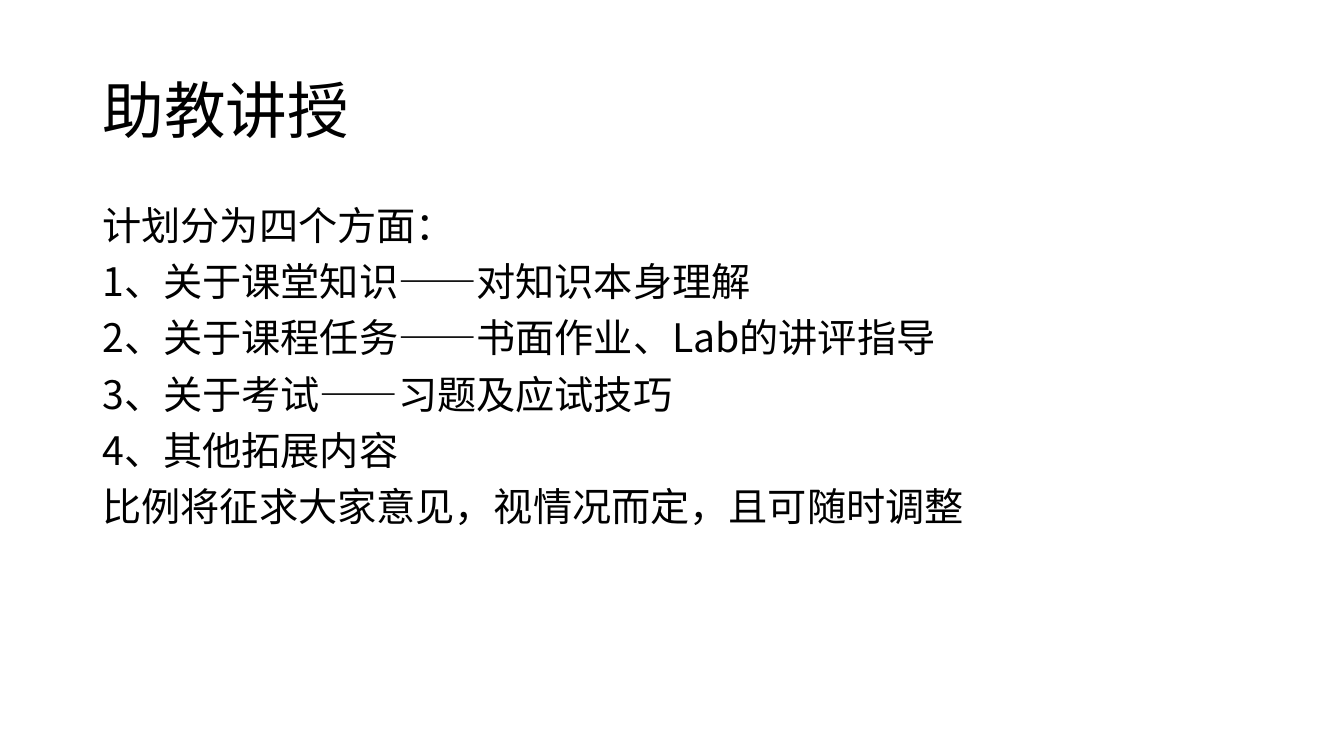
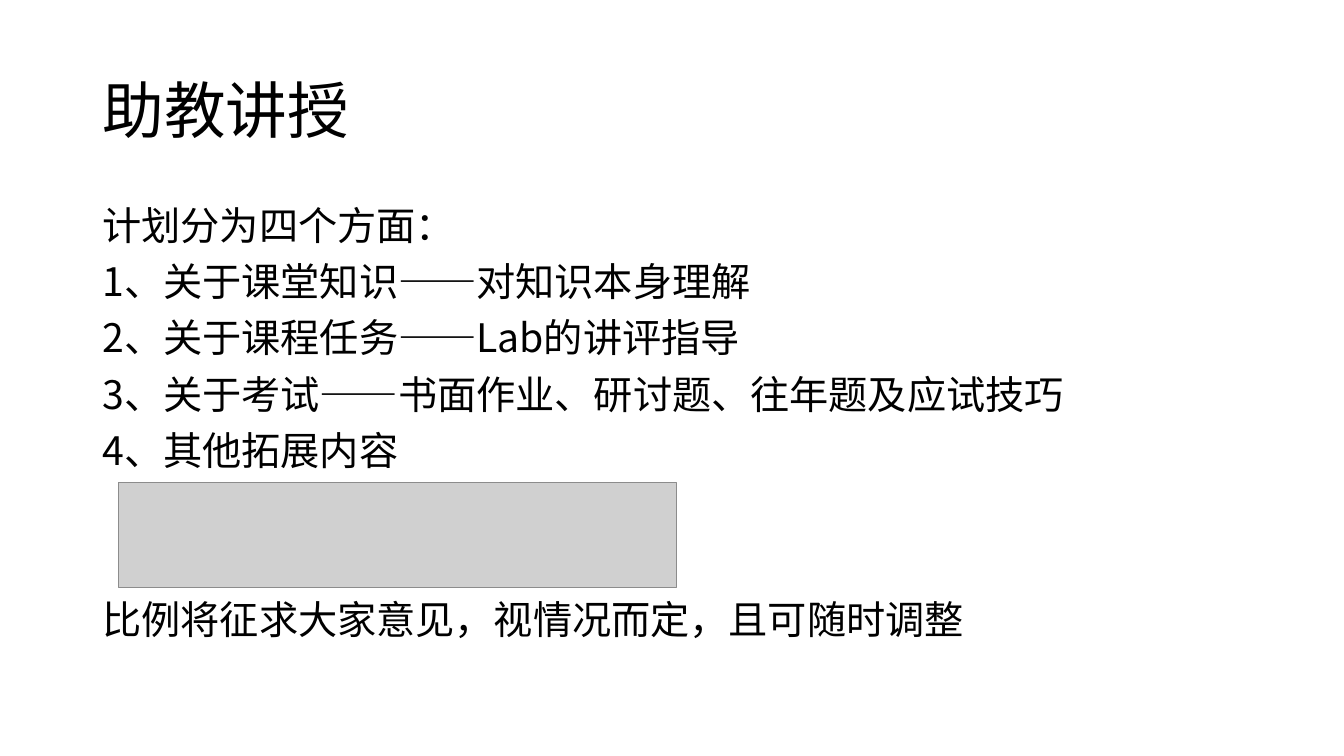
Before and after one commit to zsLiuZian/ics25, a slide deck: slide 14 of resource/seminar/Week1.pptx (slide 11 before the commit). Drawn at 1344x756 pixels with LibreOffice and Linux fonts; fonts in the diff are those of the drawing; grey boxes stand for pictures. Boxes give left, top, right and bottom in pixels: in the first picture for what was removed or moved away, otherwise in the second. Text is boxed around its words. In the diff, an @@ line names an element or a change of style, - is before the commit and + after.

```diff
--- a/resource/seminar/Week1.pptx
+++ b/resource/seminar/Week1.pptx
@@ text at (x1=102, y1=319, x2=1063, y2=412): text changed @@
-2、关于课程任务——书面作业、Lab的讲评指导
-3、关于考试——习题及应试技巧
+2、关于课程任务——Lab的讲评指导
+3、关于考试——书面作业、研讨题、往年题及应试技巧
@@ picture added at (x1=119, y1=483, x2=677, y2=588) @@
```
Also in this commit, not shown: 8 other slides changed, 33 slides added, 4 other files.
